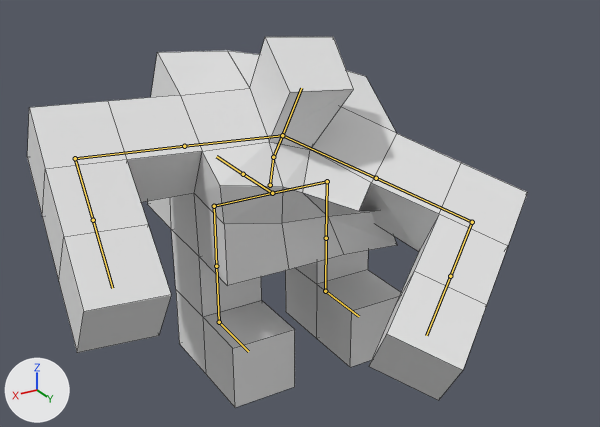
The Blender file Assets/Player.blend: old version first, new version second.
Both versions are drawn from a 50 mm camera at (5.81, 10.49, 7.3) aimed at (-0.05, 0.74, 2.42). Every picture has the same lights, and +X, +Y and +Z are marked at lower left. Both versions are drawn at frame 40 of the action 'Cleave'; the numbers are the values there. The bones that bend it are drawn over the model as lines. Mesh edges are drawn as thin lines.

Objects in the first picture: 'Player'.
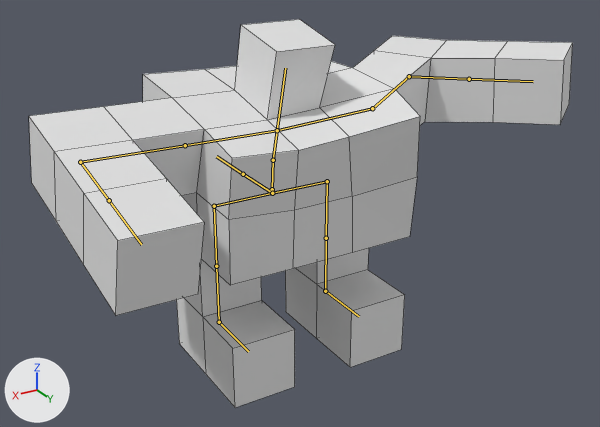
Commit message: Improve the Cleave Animation

Changed parts and their boxes [x1, y1, x2, y2] in the pictures (600 x 427 px):
'Player', posed (9% wider)
    before: [27, 37, 527, 408]
    after: [29, 19, 573, 408]
bone 'Root', root to tip
    before: (270, 185) to (273, 157)
    after: (272, 189) to (273, 160)
bone 'Back', root to tip
    before: (273, 157) to (282, 135)
    after: (273, 160) to (277, 130)
bone 'Shoulder_R', root to tip
    before: (282, 135) to (376, 178)
    after: (277, 130) to (372, 108)
bone 'Arm_R', root to tip
    before: (376, 178) to (472, 222)
    after: (372, 108) to (409, 76)
bone 'ForeArm_R', root to tip
    before: (472, 222) to (450, 276)
    after: (409, 76) to (469, 79)

What the commit changed:
Bone 'Root' (bone_root) moves from (0.05, 0.15, -0.01) to (0.01, 0.06, 0.0).
Bone 'Root' (bone_root) turns from (-13, -4, 2) to (-6, -1, 0) degrees about its own x, y and z.
Bone 'Back' (bone_back) moves from (0.0, 0.0, 0.0) to (0.02, 0.19, 0.25).
Bone 'Back' (bone_back) turns from (20, 0, 0) to (6, 3, -2) degrees about its own x, y and z.
Bone 'Shoulder_R' (bone_shoulder_r) turns from (5, 6, -45) to (14, -2, -17) degrees about its own x, y and z.
Bone 'Arm_R' (bone_arm_r) moves from (0.0, 0.0, 0.0) to (0.02, 0.0, 0.01).
Bone 'Arm_R' (bone_arm_r) turns from (0, 0, 0) to (-6, 8, 46) degrees about its own x, y and z.
Bone 'ForeArm_R' (bone_forearm_r) turns from (0, 0, 0) to (10, -3, 4) degrees about its own x, y and z.
